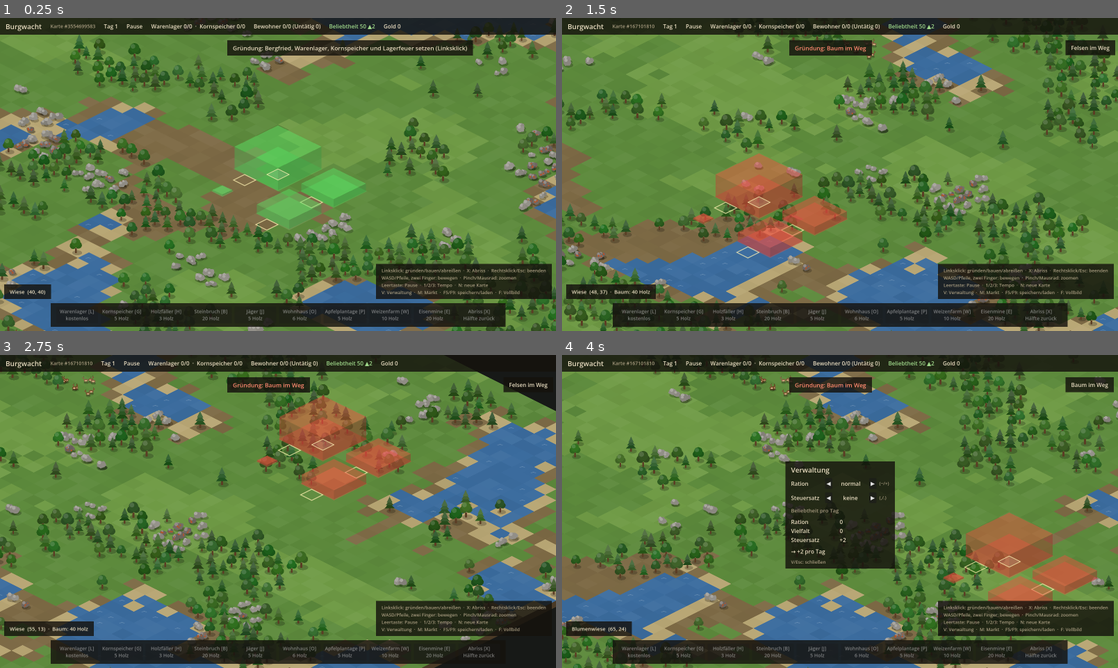
Above: before the commit, frames 1-4 (two rows, left to right).
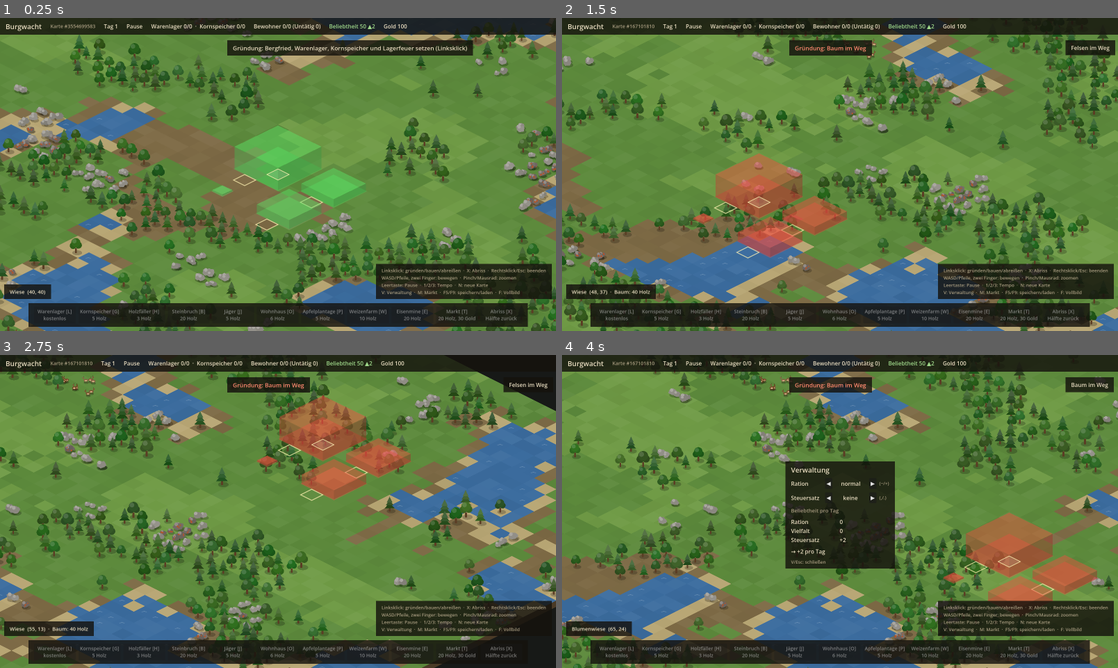
Above: after the commit, the same moments.

Repository: GwydionBr/burgwacht
Game: Godot game, scene res://scenes/main.tscn
The game is run twice, just before and just after one commit, with the same random seed, the same clock (stepped at 60 frames per second) and the same inputs.
Inputs (mouse positions are in pixels of both pictures, inside the frame that each line leads up to):
- Up to frame 1 (0.25 s): no input
- Up to frame 2 (1.5 s): tap Enter at 0.5 s; move the mouse to (962, 158) at 0.52 s; hold D 0.53-1.25 s; tap N at 0.6 s; click (962, 158) at 0.67 s; tap Space at 0.77 s; drag from (728, 190) to (812, 237) at 1.27 s
- Up to frame 3 (2.75 s): tap Space at 2 s; move the mouse to (333, 442) at 2.02 s; hold D from 2.03 s (still down); tap 2 at 2.1 s
- Up to frame 4 (4 s): release D at 2.75 s; drag from (812, 574) to (673, 464) at 2.77 s; tap Enter at 3.5 s; move the mouse to (1006, 558) at 3.52 s; hold A from 3.53 s (still down); tap V at 3.6 s; tap Space at 3.77 s

The runs differ from the first frame. In frame 1, 1.6% of the frame differs, in the area x 5-95%, y 2-99%; in frame 2, 1.6%; in frame 3, 1.3%; in frame 4, 1.6%.

Commit message:
Gold als Baukosten aus dem Schatz, Markt (T) mit Verhalten market, Startgold 100 (#63)
Co-Authored-By: Claude Opus 5.5 (1M context) <noreply@anthropic.com>

Diff:
--- a/data/buildings.json
+++ b/data/buildings.json
@@ -167,5 +167,15 @@
     "hotkey": "E",
     "color": "#5a5550",
     "height": 22
+  },
+  "market": {
+    "name": "Markt",
+    "behavior": "market",
+    "size": [3, 3],
+    "entrance": [1, 2],
+    "cost": { "wood": 20, "gold": 30 },
+    "hotkey": "T",
+    "color": "#b5523b",
+    "height": 20
   }
 }
--- a/data/scenarios/free_play.json
+++ b/data/scenarios/free_play.json
@@ -5,5 +5,5 @@
   "start_goods": { "wood": 100, "stone": 50, "apples": 40 },
   "start_residents": 8,
   "start_popularity": 50,
-  "start_gold": 0
+  "start_gold": 100
 }
--- a/src/core/building.gd
+++ b/src/core/building.gd
@@ -33,6 +33,10 @@
 
 func is_campfire() -> bool:
 	return def()["behavior"] == "campfire"
+
+
+func is_market() -> bool:
+	return def()["behavior"] == "market"
 
 
 ## Beschäftigt das Gebäude Arbeiter ("workers" in den Daten)?
--- a/src/core/game_world.gd
+++ b/src/core/game_world.gd
@@ -64,6 +64,8 @@
 const NO_SITE := Vector2i(-1, -1)
 ## Grund für jeden anderen Befehl während der Gründung.
 const FOUNDING_FIRST := "Erst die Burg gründen: Bergfried setzen."
+## Schlüssel in den Baukosten für Gold aus dem Schatz (keine Ware).
+const GOLD := "gold"
 
 var map: MapData
 
@@ -252,8 +254,8 @@
 
 
 ## Darf der Befehl „Gebäude bauen“ jetzt Typ type_id mit diesem Ursprung bauen? Leer oder
-## der Grund. Erst placement_error(), dann die Bauregeln des Typs, als letzte
-## Prüfung „genug Waren“ (Kosten aus den Daten).
+## der Grund. Erst placement_error(), dann die Bauregeln des Typs, dann „genug Waren“ und
+## als letzte Prüfung „genug Gold“ (Kosten aus den Daten).
 func build_error(type_id: String, origin: Vector2i) -> String:
 	if _founding:
 		return FOUNDING_FIRST
@@ -267,10 +269,13 @@
 	var rules := _rules_error(type_id, origin)
 	if rules != "":
 		return rules
-	var cost := _cost_of(type_id)
+	var cost := _goods_cost_of(type_id)
 	for good: String in cost:
-		if get_stock(good) < int(cost[good]):
-			return "Zu wenig %s (%d nötig)" % [_good_name(good), int(cost[good])]
+		if get_stock(good) < cost[good]:
+			return "Zu wenig %s (%d nötig)" % [_good_name(good), cost[good]]
+	var gold := gold_cost_of(type_id)
+	if _treasury < gold:
+		return "Nicht genug Gold (%d nötig)" % gold
 	return ""
 
 
@@ -536,6 +541,14 @@
 	return _treasury
 
 
+## Steht ein Markt (Gebäude mit Verhalten „market“)?
+func has_market() -> bool:
+	for building: Building in _buildings.values():
+		if building.is_market():
+			return true
+	return false
+
+
 ## Die tatsächlich gegessene Ration des letzten Tags – bei Mangel kleiner als die
 ## eingestellte; vor dem ersten Tag die Vorschau aus Einstellung und Vorrat.
 func get_eaten_ration() -> String:
@@ -611,10 +624,7 @@
 	_short_of_food = _is_lower_ration(meal.ration, _ration)
 	if _short_of_food:
 		notice.emit("Nicht genug Nahrung – Ration: %s" % Population.ration_name(meal.ration))
-	var taxes := _daily_taxes()
-	if taxes > 0:
-		_treasury += taxes
-		treasury_changed.emit()
+	_change_treasury(_daily_taxes())
 	_factors = _factors_of(meal)
 	factors_changed.emit()
 	var popularity := clampi(_popularity + get_factor_sum(), 0, 100)
@@ -1217,11 +1227,12 @@
 	var error := build_error(type_id, origin)
 	if error != "":
 		return error
-	var cost := _cost_of(type_id)
+	var cost := _goods_cost_of(type_id)
 	var changed: Dictionary[int, bool] = {}
 	for good: String in cost:
-		_take_goods(good, int(cost[good]), changed)
+		_take_goods(good, cost[good], changed)
 	_emit_stock_changed(changed)
+	_change_treasury(-gold_cost_of(type_id))
 	_make_way(_add_building(type_id, origin))
 	return ""
 
@@ -1309,12 +1320,14 @@
 	# Mit einem Wohnhaus kann Wohnraum fehlen.
 	_send_away_surplus()
 	# Die Hälfte der Kosten je Ware (abgerundet) zurück; was nicht mehr passt, verfällt.
-	var cost := _cost_of(building.type)
+	var cost := _goods_cost_of(building.type)
 	var changed: Dictionary[int, bool] = {}
 	for good: String in cost:
 		@warning_ignore("integer_division")
-		_store_goods(good, int(cost[good]) / 2, changed)
+		_store_goods(good, cost[good] / 2, changed)
 	_emit_stock_changed(changed)
+	@warning_ignore("integer_division")
+	_change_treasury(gold_cost_of(building.type) / 2)
 	return ""
 
 
@@ -1460,9 +1473,28 @@
 	return str(GameDefs.get_instance().buildings[type_id]["name"])
 
 
-## Baukosten eines Gebäudetyps: Ware → Menge.
-func _cost_of(type_id: String) -> Dictionary:
-	return GameDefs.get_instance().buildings[type_id]["cost"]
+## Baukosten eines Gebäudetyps in Waren: Ware → Menge (ohne Gold).
+func _goods_cost_of(type_id: String) -> Dictionary[String, int]:
+	var result: Dictionary[String, int] = {}
+	var cost: Dictionary = GameDefs.get_instance().buildings[type_id]["cost"]
+	for good: String in cost:
+		if good != GOLD:
+			result[good] = int(cost[good])
+	return result
+
+
+## Baukosten eines Gebäudetyps in Gold aus dem Schatz (0, wenn keins).
+static func gold_cost_of(type_id: String) -> int:
+	var cost: Dictionary = GameDefs.get_instance().buildings[type_id]["cost"]
+	return int(cost.get(GOLD, 0))
+
+
+## Ändert das Gold im Schatz um amount und meldet es (nichts bei 0).
+func _change_treasury(amount: int) -> void:
+	if amount == 0:
+		return
+	_treasury += amount
+	treasury_changed.emit()
 
 
 func _good_name(good: String) -> String:
--- a/src/ui/hud.gd
+++ b/src/ui/hud.gd
@@ -279,14 +279,19 @@
 	_demolish_button.set_pressed_no_signal(demolishing)
 
 
-## Knopf mit Name, Taste und Kosten, z. B. „Holzfäller [H]“ über „3 Holz“.
+## Knopf mit Name, Taste und Kosten, z. B. „Holzfäller [H]“ über „3 Holz“; Gold aus dem
+## Schatz zuletzt („20 Holz, 30 Gold“).
 func _make_build_button(type_id: String) -> Button:
 	var defs := GameDefs.get_instance()
 	var def: Dictionary = defs.buildings[type_id]
 	var cost: Dictionary = def["cost"]
 	var cost_parts: PackedStringArray = []
 	for good: String in cost:
-		cost_parts.append("%d %s" % [int(cost[good]), defs.goods[good]["name"]])
+		if good != GameWorld.GOLD:
+			cost_parts.append("%d %s" % [int(cost[good]), defs.goods[good]["name"]])
+	var gold := GameWorld.gold_cost_of(type_id)
+	if gold > 0:
+		cost_parts.append("%d Gold" % gold)
 	var button := _make_tool_button(
 		"%s [%s]\n%s" % [def["name"], def["hotkey"], ", ".join(cost_parts) if not cost_parts.is_empty() else "kostenlos"])
 	button.pressed.connect(func() -> void: build_selected.emit(type_id))
--- /dev/null
+++ b/tests/scenarios/tiny_market.json
@@ -0,0 +1,8 @@
+{
+  "name": "Kleine Testkarte mit Gold für einen Markt",
+  "map": { "width": 20, "height": 16 },
+  "seed": 7,
+  "start_goods": { "wood": 100, "stone": 50 },
+  "start_residents": 4,
+  "start_gold": 45
+}
--- a/tests/test_building.gd
+++ b/tests/test_building.gd
@@ -117,7 +117,7 @@
 
 
 func test_buildable_types_come_from_data() -> void:
-	assert_eq(GameWorld.buildable_types(), ["warehouse", "granary", "woodcutter", "quarry", "hunter", "house", "orchard", "wheat_farm", "iron_mine"] as Array[String], "Baubare Typen:")
+	assert_eq(GameWorld.buildable_types(), ["warehouse", "granary", "woodcutter", "quarry", "hunter", "house", "orchard", "wheat_farm", "iron_mine", "market"] as Array[String], "Baubare Typen:")
 
 
 func test_campfire_cannot_be_built() -> void:
--- /dev/null
+++ b/tests/test_gold_cost.gd
@@ -0,0 +1,76 @@
+extends TestCase
+## Simulationstests: Gebäude mit Gold in den Baukosten (Markt: 20 Holz + 30 Gold).
+## Leere Karte (nur Wiese); Bergfried (ID 1) bei (2, 2), das erste Warenlager (ID 2) daneben
+## mit den Startwaren des Testszenarios (100 Holz, 50 Stein).
+
+const KEEP_ORIGIN := Vector2i(2, 2)
+const WAREHOUSE := 2
+## Freie Stelle rechts vom ersten Warenlager.
+const SITE := Vector2i(12, 2)
+
+
+func _founded(scenario_id := "tiny_market") -> GameWorld:
+	var world := empty_world(scenario_id)
+	assert_eq(world.execute(Command.found(KEEP_ORIGIN)), "", "Gründung:")
+	return world
+
+
+func test_market_is_buildable_with_market_behavior() -> void:
+	assert_true(GameWorld.is_buildable("market"), "Markt baubar")
+	var def: Dictionary = GameDefs.get_instance().buildings["market"]
+	assert_eq(def["behavior"], "market", "Verhalten:")
+	assert_eq(def["hotkey"], "T", "Taste:")
+	assert_eq(int(def["cost"]["wood"]), 20, "Holz:")
+	assert_eq(GameWorld.gold_cost_of("market"), 30, "Gold:")
+	assert_true(not def.has("workers"), "Keine Arbeiter")
+
+
+func test_build_takes_gold_from_treasury() -> void:
+	var world := _founded()
+	var signals: Array[bool] = []
+	world.treasury_changed.connect(func() -> void: signals.append(true))
+	build(world, "market", SITE)
+	assert_eq(world.get_treasury(), 15, "45 − 30 Gold:")
+	assert_eq(world.get_stock("wood"), 80, "100 − 20 Holz:")
+	assert_eq(signals.size(), 1, "treasury_changed einmal:")
+
+
+func test_gold_is_not_a_good() -> void:
+	var world := _founded()
+	build(world, "market", SITE)
+	assert_true(not world.get_building(WAREHOUSE).contents.has("gold"), "Kein Gold im Lager")
+
+
+func test_build_rejected_without_enough_gold() -> void:
+	var world := _founded("tiny_gold")
+	assert_eq(world.build_error("market", SITE), "Nicht genug Gold (30 nötig)", "Vorschau:")
+	assert_eq(world.execute(Command.build("market", SITE)), "Nicht genug Gold (30 nötig)", "Befehl:")
+	assert_eq(world.get_treasury(), 25, "Schatz unverändert:")
+	assert_eq(world.get_stock("wood"), 100, "Holz unverändert:")
+	assert_eq(world.get_building_at(SITE), null, "Nicht gebaut:")
+
+
+func test_goods_are_checked_before_gold() -> void:
+	var world := _founded("tiny_gold")
+	put_goods(world, WAREHOUSE, "wood", 10)
+	assert_eq(world.build_error("market", SITE), "Zu wenig Holz (20 nötig)", "Waren zuerst:")
+
+
+func test_demolish_refunds_half_the_gold() -> void:
+	var world := _founded()
+	var id := build(world, "market", SITE)
+	var signals: Array[bool] = []
+	world.treasury_changed.connect(func() -> void: signals.append(true))
+	assert_eq(world.execute(Command.demolish(id)), "", "Abriss:")
+	assert_eq(world.get_treasury(), 30, "15 + 30 / 2 Gold:")
+	assert_eq(world.get_stock("wood"), 90, "80 + 20 / 2 Holz:")
+	assert_eq(signals.size(), 1, "treasury_changed einmal:")
+
+
+func test_has_market() -> void:
+	var world := _founded()
+	assert_true(not world.has_market(), "Vorher kein Markt")
+	var id := build(world, "market", SITE)
+	assert_true(world.has_market(), "Markt steht")
+	world.execute(Command.demolish(id))
+	assert_true(not world.has_market(), "Nach Abriss kein Markt")
--- a/tests/test_scenario.gd
+++ b/tests/test_scenario.gd
@@ -167,8 +167,8 @@
 	assert_eq(Scenario.from_dict("test", _valid_data()).start_gold, 0, "Startgold:")
 
 
-func test_free_play_starts_without_gold() -> void:
-	assert_eq(Scenario.load_named(Scenario.DEFAULT).start_gold, 0, "Startgold:")
+func test_free_play_starts_with_100_gold() -> void:
+	assert_eq(Scenario.load_named(Scenario.DEFAULT).start_gold, 100, "Startgold:")
 
 
 func test_bad_start_gold_is_invalid() -> void:
Not shown, added: tests/test_gold_cost.gd.uid
Not shown, changed: docs/adr/0003-gebaeude-daten-und-verhalten.md
Not shown, changed: docs/architecture.md
